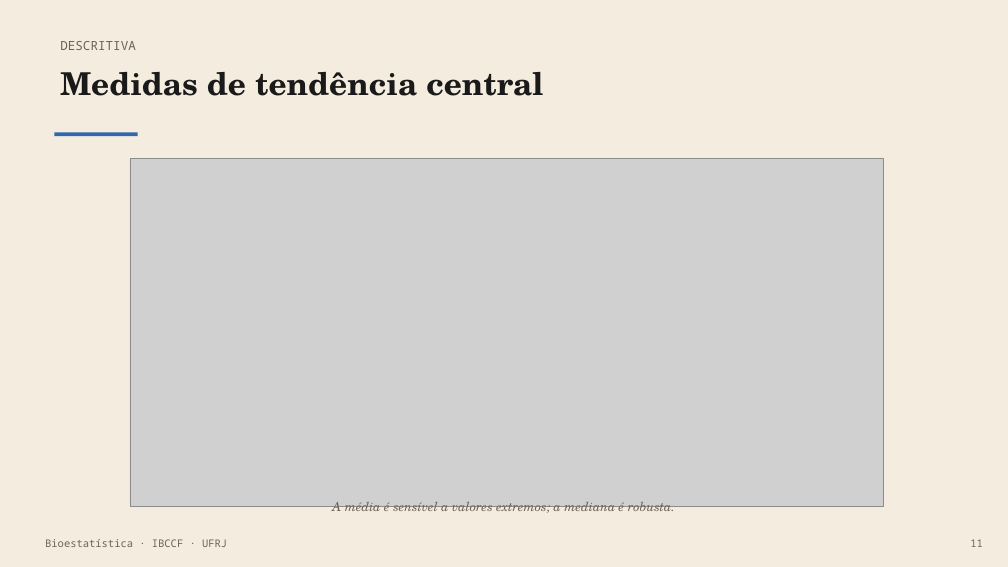
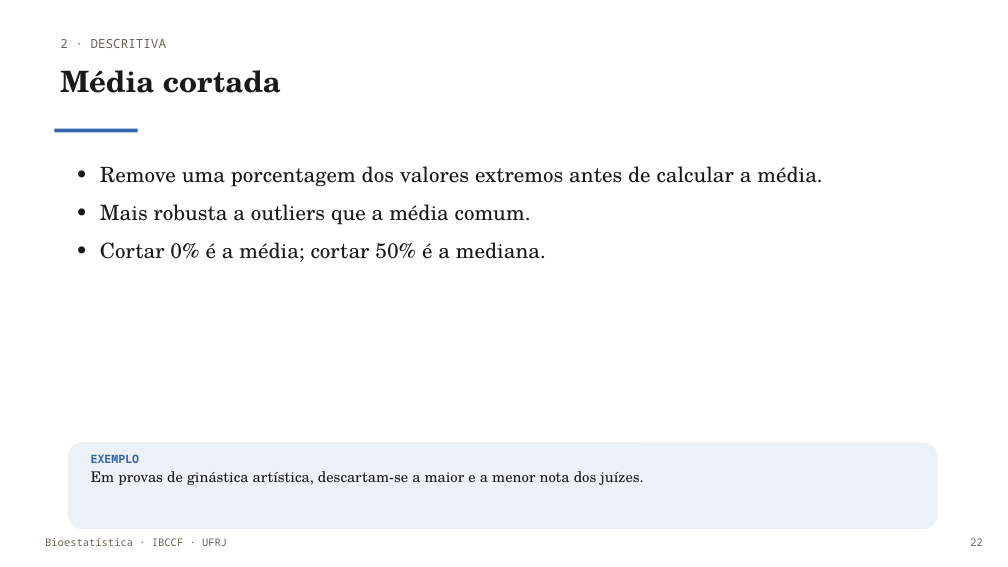
Before and after one commit to monteirotorres/biostat, a slide deck: slide 23 of bioestatistica_slides.pptx (slide 12 before the commit). Drawn at 1008x567 pixels with LibreOffice and Linux fonts; fonts in the diff are those of the drawing; grey boxes stand for pictures; background and template pictures are left out. Boxes give left, top, right and bottom in pixels: in the first picture for what was removed or moved away, otherwise in the second. Text is boxed around its words. In the diff, an @@ line names an element or a change of style, - is before the commit and + after.

```diff
--- a/bioestatistica_slides.pptx
+++ b/bioestatistica_slides.pptx
@@ rectangle removed at [0, 0, 1008, 567] @@
@@ text at [60, 39, 167, 48]: text changed @@
-DESCRITIVA
+2 · DESCRITIVA
@@ text at [60, 70, 281, 93]: text changed; size 30 to 28 pt @@
-Medidas de tendência central
+Média cortada
@@ rectangle: place and size @@
-rectangle at [54, 132, 138, 136]
+rectangle at [54, 129, 138, 132]
@@ text added at [100, 166, 822, 262], 20 pt, text #1A1A1A @@
+• Remove uma porcentagem dos valores extremos antes de calcular a média.
+• Mais robusta a outliers que a média comum.
+• Cortar 0% é a média; cortar 50% é a mediana.
@@ picture removed at [130, 159, 883, 507] @@
@@ rounded rectangle added at [68, 442, 938, 529], fill #ECF1F8 @@
@@ text added at [91, 454, 643, 485], 14 pt, text #1A1A1A @@
+EXEMPLO
+Em provas de ginástica artística, descartam-se a maior e a menor nota dos juízes.
@@ text removed at [332, 502, 675, 513] @@
-A média é sensível a valores extremos; a mediana é robusta.
@@ text at [970, 538, 983, 546]: text changed @@
-11
+22
```
Also in this commit, not shown: 32 other slides changed, 63 slides added, 8 slides removed, 45 other files.
